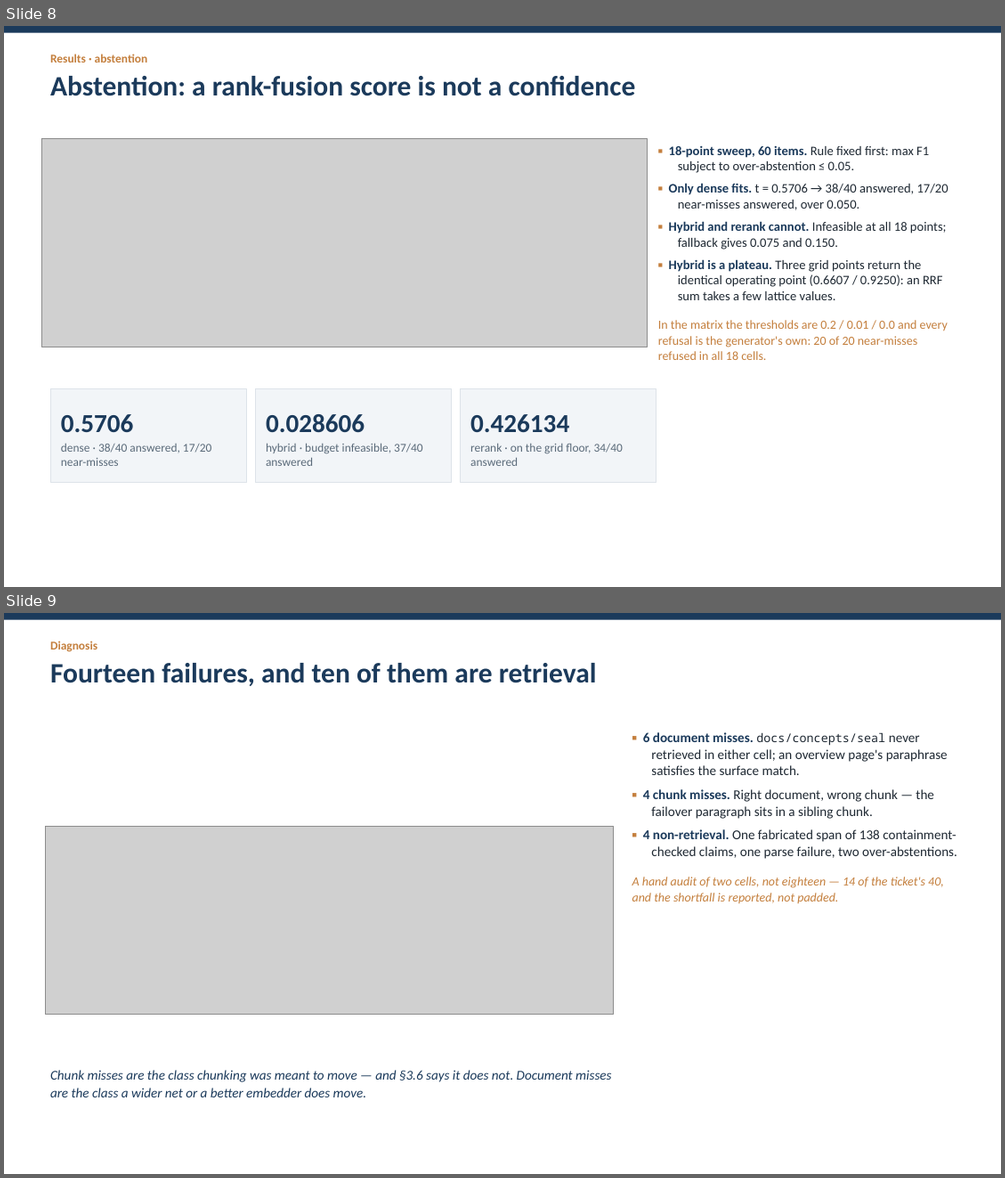
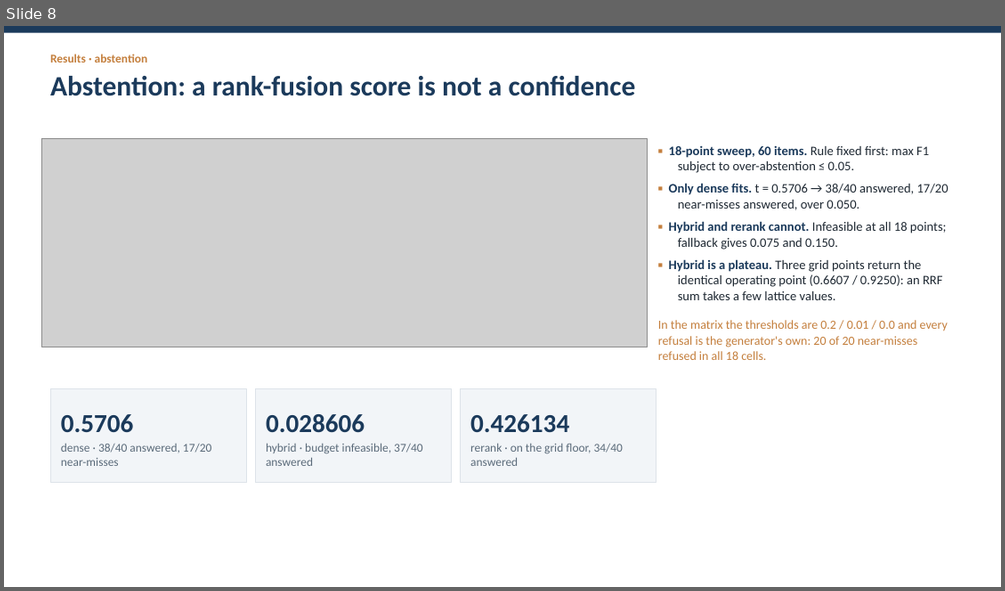
Before and after one commit to JHB11Hinson/cs5481-topic5-rag, a slide deck: reports/slides.pptx. Shown one above the other, each under a label of ours: slides 8 and 9 before the commit, slide 8 after it. The pictures are 1005x1178 and 1005x591 pixels, drawn with LibreOffice and Linux fonts; fonts in the diff are those of the drawing; grey boxes stand for pictures. Boxes give left, top, right and bottom in pixels: in the first picture for what was removed or moved away, otherwise in the second. Text is boxed around its words. In the diff, an @@ line names an element or a change of style, - is before the commit and + after.

Commit message:
report(ticket 17): final pass — three sweep curves, the eighteen-cell taxonomy, and the golden audit

```diff
--- a/reports/slides.pptx
+++ b/reports/slides.pptx
@@ slide 9 removed at (4, 613, 1001, 1174), background #FFFFFF @@
@@ rectangle removed at (4, 613, 1001, 620) @@
@@ text removed at (50, 641, 597, 686) @@
-Diagnosis
-Fourteen failures, and ten of them are retrieval
@@ text removed at (632, 732, 957, 903) @@
-▪ 6 document misses. docs/concepts/seal never retrieved in either cell; an overview page's paraphrase satisfies the surface match.
-▪ 4 chunk misses. Right document, wrong chunk — the failover paragraph sits in a sibling chunk.
-▪ 4 non-retrieval. One fabricated span of 138 containment-checked claims, one parse failure, two over-abstentions.
-A hand audit of two cells, not eighteen — 14 of the ticket's 40, and the shortfall is reported, not padded.
@@ picture removed at (45, 826, 614, 1014) @@
@@ text removed at (50, 1070, 611, 1097) @@
-Chunk misses are the class chunking was meant to move — and §3.6 says it does not. Document misses are the class a wider net or a better embedder does move.
```
Also in this commit, not shown: 3 slides changed, 2 slides added, 20 other files.
